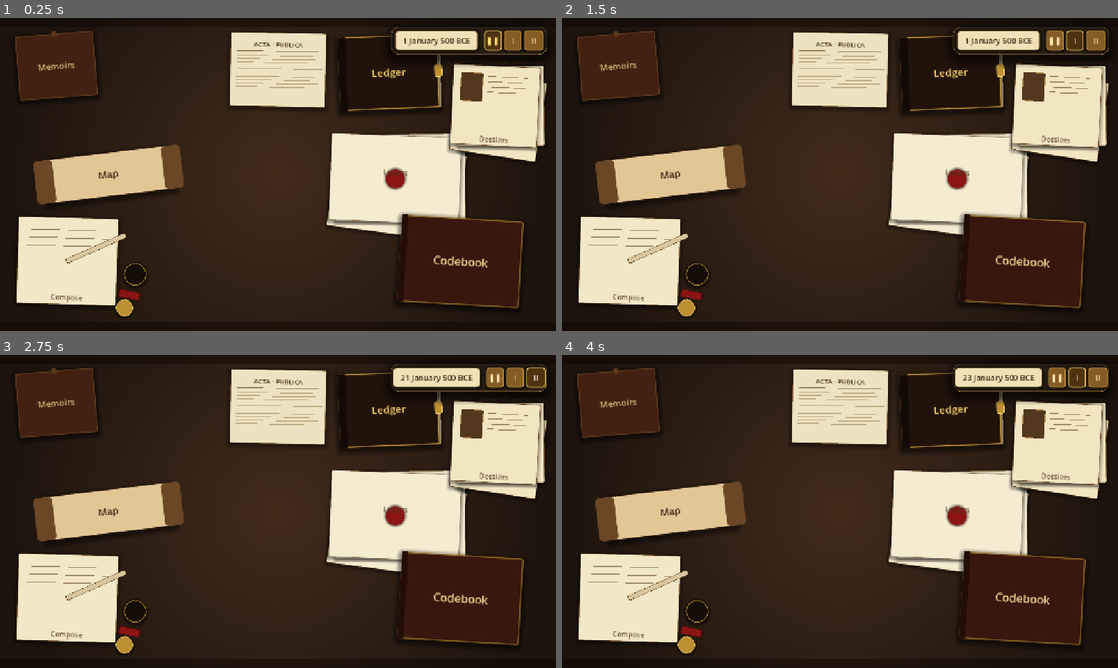
Above: before the commit, frames 1-4 (two rows, left to right).
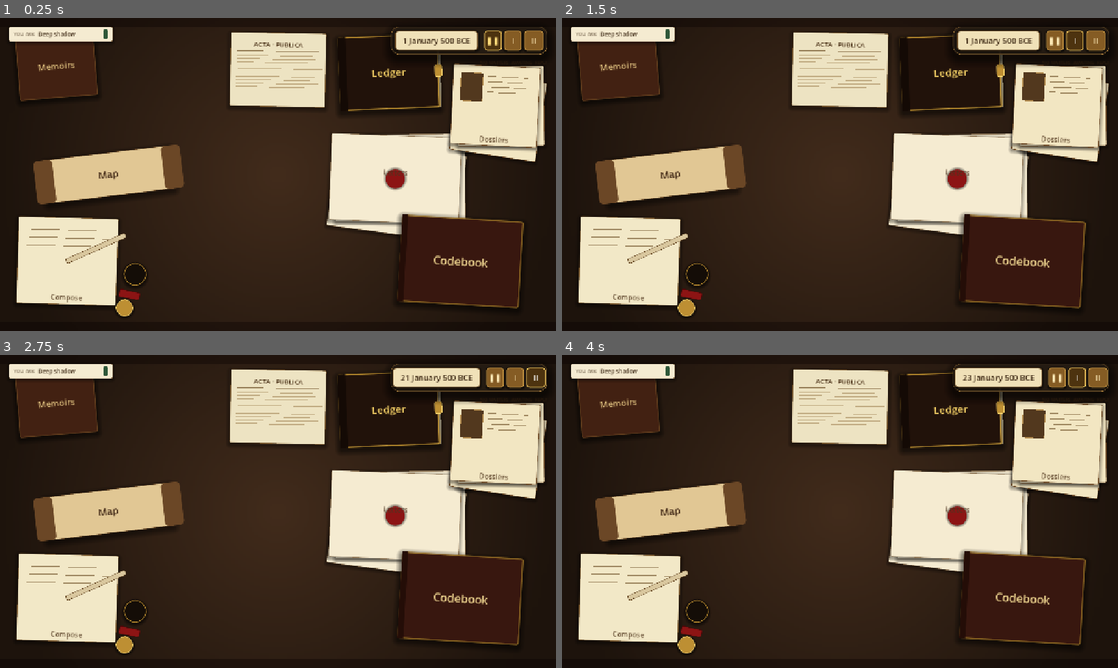
Above: after the commit, the same moments.

Repository: sweetpickle-24/silent-dominion
Game: Godot game, scene res://scenes/table/table.tscn
Same seed, same stepped clock (60 frames per second), same inputs: the game is played once before the commit and once after it.
Inputs:
- Up to frame 1 (0.25 s): no input
- Up to frame 2 (1.5 s): click "❚❚" at 0.5 s; click "I" at 1.25 s
- Up to frame 3 (2.75 s): click "II" at 2 s
- Up to frame 4 (4 s): click "❚❚" at 2.75 s; click "I" at 3.5 s

The runs differ from the first frame. In frame 1, 0.9% of the frame differs, in the area x 1-21%, y 2-9%; in frame 2, 0.9%; in frame 3, 0.9%; in frame 4, 0.9%.

Commit message:
feat: exposure meter gates higher-tier actions
Adds the §3.2 Exposure system. New Exposure autoload tracks a 0-100
meter that rises on every action_issued (per ActionDefinition.exposure_cost)
and decays 0.25/day. Five qualitative levels are exposed via
level_name()/level_blurb(); the raw number stays hidden from the
player (§7.6). ActionRunner.issue() refuses actions whose tier is
barred at the current level, and ComposeView renders blocked cards as
disabled with an inline reason.

A new ExposureIndicator widget sits in the top-left corner of the
table as a parchment tag, with a coloured dot (green -> amber -> wine)
that pulses on level change. Exposure state is included in quicksave
snapshots.

Diff:
--- a/project.godot
+++ b/project.godot
@@ -24,6 +24,7 @@
 Actors="*res://scripts/actor_registry.gd"
 Inbox="*res://scripts/inbox_manager.gd"
 Actions="*res://scripts/action_runner.gd"
+Exposure="*res://scripts/exposure_manager.gd"
 SaveManager="*res://scripts/save_manager.gd"
 
 [display]
--- a/scenes/table/table.gd
+++ b/scenes/table/table.gd
@@ -8,10 +8,11 @@
 ## Currently only the inbox has real behaviour; the map and codebook still
 ## show placeholder panels.
 
-const LetterViewScene: PackedScene = preload("res://scenes/inbox/letter_view.tscn")
-const PendingTrayScript: Script    = preload("res://scripts/pending_tray.gd")
-const DossierViewScript: Script    = preload("res://scripts/dossier_view.gd")
-const ComposeViewScript: Script    = preload("res://scripts/compose_view.gd")
+const LetterViewScene: PackedScene      = preload("res://scenes/inbox/letter_view.tscn")
+const PendingTrayScript: Script         = preload("res://scripts/pending_tray.gd")
+const DossierViewScript: Script         = preload("res://scripts/dossier_view.gd")
+const ComposeViewScript: Script         = preload("res://scripts/compose_view.gd")
+const ExposureIndicatorScript: Script   = preload("res://scripts/exposure_indicator.gd")
 
 # --- Node references ----------------------------------------------------------
 
@@ -79,6 +80,7 @@
 
 	_wire_time_dial()
 	_install_pending_tray()
+	_install_exposure_indicator()
 
 
 # --- Pending actions tray ----------------------------------------------------
@@ -102,6 +104,27 @@
 	tray.grow_horizontal = Control.GROW_DIRECTION_BEGIN
 	tray.mouse_filter = Control.MOUSE_FILTER_PASS
 	add_child(tray)
+
+
+# --- Exposure indicator ------------------------------------------------------
+#
+# Anchored top-left, the visual counterweight to the TimeDial. Shows the
+# current exposure level as a qualitative phrase (no raw number).
+
+func _install_exposure_indicator() -> void:
+	var ind: Control = Control.new()
+	ind.set_script(ExposureIndicatorScript)
+	ind.name = "ExposureIndicator"
+	ind.anchor_left = 0.0
+	ind.anchor_right = 0.0
+	ind.anchor_top = 0.0
+	ind.anchor_bottom = 0.0
+	ind.offset_left = 20.0
+	ind.offset_top = 20.0
+	ind.offset_right = 260.0
+	ind.offset_bottom = 54.0
+	ind.mouse_filter = Control.MOUSE_FILTER_PASS
+	add_child(ind)
 
 
 func _unhandled_input(event: InputEvent) -> void:
--- a/scripts/action_runner.gd
+++ b/scripts/action_runner.gd
@@ -51,6 +51,11 @@
 
 	if def.target_kind != ActionDefinition.TargetKind.NONE and target_id.is_empty():
 		push_warning("[Actions] Action '%s' requires a target" % action_id)
+		return Scheduler.INVALID_HANDLE
+
+	if not Exposure.allows_tier(def.tier):
+		push_warning("[Actions] Action '%s' blocked by exposure level: %s" %
+			[action_id, Exposure.level_name()])
 		return Scheduler.INVALID_HANDLE
 
 	var delay: int = _rng.randi_range(def.min_days_to_resolve, def.max_days_to_resolve)
--- a/scripts/compose_view.gd
+++ b/scripts/compose_view.gd
@@ -181,18 +181,26 @@
 
 
 func _build_action_card(def: ActionDefinition) -> Control:
+	var allowed: bool = Exposure.allows_tier(def.tier)
+
 	var card: Button = Button.new()
 	card.text = ""
 	card.flat = true
 	card.focus_mode = Control.FOCUS_NONE
 	card.custom_minimum_size.y = 84.0
 	card.size_flags_horizontal = Control.SIZE_EXPAND_FILL
+	card.disabled = not allowed
+	if not allowed:
+		card.tooltip_text = Exposure.block_reason(def.tier)
 
 	var normal_sb: StyleBoxFlat = _card_stylebox(COLOR_CARD)
 	var hover_sb:  StyleBoxFlat = _card_stylebox(COLOR_CARD_HOVER)
+	if not allowed:
+		normal_sb = _card_stylebox(Color(0.90, 0.86, 0.78, 1.0))
 	card.add_theme_stylebox_override("normal", normal_sb)
 	card.add_theme_stylebox_override("hover", hover_sb)
 	card.add_theme_stylebox_override("pressed", hover_sb)
+	card.add_theme_stylebox_override("disabled", normal_sb)
 
 	var margin: MarginContainer = MarginContainer.new()
 	margin.add_theme_constant_override("margin_left", 14)
@@ -247,6 +255,18 @@
 	meta.add_theme_color_override("font_color", COLOR_INK_MUTED)
 	meta.add_theme_font_size_override("font_size", 10)
 	vbox.add_child(meta)
+
+	# If exposure currently bars this tier, surface the reason inline
+	# instead of silently making the card unclickable.
+	if not allowed:
+		name_label.add_theme_color_override("font_color", COLOR_INK_MUTED)
+		tier_tag.text = "BARRED  —  " + tier_tag.text
+		var gate: Label = Label.new()
+		gate.text = Exposure.block_reason(def.tier)
+		gate.add_theme_color_override("font_color", COLOR_WAX)
+		gate.add_theme_font_size_override("font_size", 11)
+		gate.autowrap_mode = TextServer.AUTOWRAP_WORD_SMART
+		vbox.add_child(gate)
 
 	card.pressed.connect(func() -> void: _on_action_chosen(def))
 	return card
--- /dev/null
+++ b/scripts/exposure_indicator.gd
@@ -0,0 +1,118 @@
+extends Control
+## Small parchment tag that shows the player's current exposure level
+## as a qualitative phrase ("Deep shadow", "Whispered", ...). No number.
+##
+## Updates live on Exposure.level_changed / value_changed. Hover tooltip
+## is the level blurb from the manager.
+
+const PAD: float = 10.0
+const HEIGHT: float = 30.0
+
+const COLOR_PARCHMENT: Color = Color(0.96, 0.92, 0.82, 1.0)
+const COLOR_PARCHMENT_EDGE: Color = Color(0.55, 0.42, 0.28, 0.7)
+const COLOR_INK: Color = Color(0.22, 0.14, 0.06, 1.0)
+const COLOR_INK_MUTED: Color = Color(0.22, 0.14, 0.06, 0.65)
+
+# Level-specific accent colours for the trailing dot. Dark-neutral at
+# Deep shadow, warming through amber to wine red at Exposed. Keys are
+# the integer values of Exposure.Level (kept as ints to avoid depending
+# on the Exposure autoload being parsed before this script).
+const LEVEL_DOT_COLORS: Dictionary = {
+	0: Color(0.18, 0.34, 0.22, 1.0),   # DEEP_SHADOW
+	1: Color(0.40, 0.36, 0.14, 1.0),   # WHISPERED
+	2: Color(0.62, 0.45, 0.10, 1.0),   # KNOWN
+	3: Color(0.72, 0.28, 0.12, 1.0),   # HUNTED
+	4: Color(0.55, 0.08, 0.08, 1.0),   # EXPOSED
+}
+
+var _panel: PanelContainer
+var _dot: Panel
+var _label_prefix: Label
+var _label_level: Label
+
+
+func _ready() -> void:
+	custom_minimum_size = Vector2(240, HEIGHT)
+	mouse_filter = MOUSE_FILTER_PASS
+	_build()
+	_refresh()
+	Exposure.level_changed.connect(_on_level_changed)
+	Exposure.value_changed.connect(_on_value_changed)
+
+
+func _build() -> void:
+	_panel = PanelContainer.new()
+	_panel.anchor_right = 1.0
+	_panel.anchor_bottom = 1.0
+	_panel.mouse_filter = MOUSE_FILTER_STOP
+	var sb: StyleBoxFlat = StyleBoxFlat.new()
+	sb.bg_color = COLOR_PARCHMENT
+	sb.border_color = COLOR_PARCHMENT_EDGE
+	sb.border_width_left = 1
+	sb.border_width_right = 1
+	sb.border_width_top = 1
+	sb.border_width_bottom = 1
+	sb.corner_radius_top_left = 4
+	sb.corner_radius_top_right = 4
+	sb.corner_radius_bottom_left = 4
+	sb.corner_radius_bottom_right = 4
+	sb.shadow_color = Color(0, 0, 0, 0.35)
+	sb.shadow_size = 8
+	sb.shadow_offset = Vector2(0, 3)
+	sb.content_margin_left = 12
+	sb.content_margin_right = 12
+	sb.content_margin_top = 5
+	sb.content_margin_bottom = 5
+	_panel.add_theme_stylebox_override("panel", sb)
+	add_child(_panel)
+
+	var row: HBoxContainer = HBoxContainer.new()
+	row.add_theme_constant_override("separation", 8)
+	row.mouse_filter = MOUSE_FILTER_IGNORE
+	_panel.add_child(row)
+
+	_label_prefix = Label.new()
+	_label_prefix.text = "YOU  ARE:"
+	_label_prefix.add_theme_color_override("font_color", COLOR_INK_MUTED)
+	_label_prefix.add_theme_font_size_override("font_size", 10)
+	row.add_child(_label_prefix)
+
+	_label_level = Label.new()
+	_label_level.add_theme_color_override("font_color", COLOR_INK)
+	_label_level.add_theme_font_size_override("font_size", 13)
+	row.add_child(_label_level)
+
+	var spacer: Control = Control.new()
+	spacer.size_flags_horizontal = Control.SIZE_EXPAND_FILL
+	row.add_child(spacer)
+
+	_dot = Panel.new()
+	_dot.custom_minimum_size = Vector2(10, 10)
+	row.add_child(_dot)
+
+
+func _refresh() -> void:
+	_label_level.text = Exposure.level_name()
+	_panel.tooltip_text = Exposure.level_blurb()
+	var sb: StyleBoxFlat = StyleBoxFlat.new()
+	sb.bg_color = LEVEL_DOT_COLORS.get(int(Exposure.level), COLOR_INK)
+	sb.corner_radius_top_left = 8
+	sb.corner_radius_top_right = 8
+	sb.corner_radius_bottom_left = 8
+	sb.corner_radius_bottom_right = 8
+	_dot.add_theme_stylebox_override("panel", sb)
+
+
+func _on_level_changed(_lvl: int) -> void:
+	_refresh()
+	# A tiny pulse when the level tips over, to draw the eye.
+	var tw: Tween = create_tween().set_parallel(true)
+	tw.tween_property(_panel, "scale", Vector2(1.06, 1.06), 0.10)
+	tw.chain().tween_property(_panel, "scale", Vector2.ONE, 0.18) \
+		.set_trans(Tween.TRANS_CUBIC).set_ease(Tween.EASE_OUT)
+
+
+func _on_value_changed(_v: float) -> void:
+	# Value-only changes don't need a visible pulse, but re-apply the
+	# blurb in case the manager updated it.
+	_panel.tooltip_text = Exposure.level_blurb()
--- /dev/null
+++ b/scripts/exposure_manager.gd
@@ -0,0 +1,145 @@
+extends Node
+## Autoloaded as `Exposure`. Tracks how detectable the player has become.
+##
+## Implements §3.2. A single global 0-100 meter; rises when actions are
+## issued (each ActionDefinition.exposure_cost), decays slowly on every
+## game-day that passes.
+##
+## The player never sees the raw number (§7.6). The ExposureIndicator
+## widget on the table exposes only the qualitative level name.
+##
+## Five levels, matching the doc's table:
+##   0-20   DEEP_SHADOW   — full palette
+##   21-45  WHISPERED     — full palette (tier 3 starts to feel risky)
+##   46-65  KNOWN         — tier 3 actions blocked
+##   66-85  HUNTED        — tier 2 also blocked
+##   86-100 EXPOSED       — almost everything blocked
+
+signal value_changed(value: float)
+signal level_changed(level: int)
+
+enum Level { DEEP_SHADOW, WHISPERED, KNOWN, HUNTED, EXPOSED }
+
+# Decay per game-day. At 0.25/day the meter drifts down by ~7.5/month,
+# which is the rate the "go dark and wait a season" play style implies.
+const DECAY_PER_DAY: float = 0.25
+
+const LEVEL_THRESHOLDS: Array[int] = [21, 46, 66, 86]    # >= threshold bumps up
+
+const LEVEL_NAMES: Dictionary = {
+	Level.DEEP_SHADOW: "Deep shadow",
+	Level.WHISPERED:   "Whispered",
+	Level.KNOWN:       "Known quantity",
+	Level.HUNTED:      "Hunted",
+	Level.EXPOSED:     "Exposed",
+}
+
+const LEVEL_BLURBS: Dictionary = {
+	Level.DEEP_SHADOW: "No one who matters has noticed you.",
+	Level.WHISPERED:   "A handful of idle tongues speak of you, but no one listens yet.",
+	Level.KNOWN:       "Your name is on lips you do not want it on. High-tier work is no longer safe.",
+	Level.HUNTED:      "Paid eyes search for you. Active manipulation will be noticed.",
+	Level.EXPOSED:     "You are the story. Almost no move is quiet enough.",
+}
+
+var value: float = 0.0
+var level: Level = Level.DEEP_SHADOW
+
+
+func _ready() -> void:
+	EventBus.action_issued.connect(_on_action_issued)
+	GameClock.day_passed.connect(_on_day_passed)
+
+
+# --- Public API --------------------------------------------------------------
+
+func level_name() -> String:
+	return String(LEVEL_NAMES[level])
+
+
+func level_blurb() -> String:
+	return String(LEVEL_BLURBS[level])
+
+
+## Returns true if an action of the given tier is currently permitted.
+## Rules per §3.2:
+##   Tier 3 (HIGH)   blocked once Known-quantity or worse.
+##   Tier 2 (ACTIVE) blocked once Hunted or worse.
+##   Tier 1 (DEEP)   blocked only when Exposed.
+func allows_tier(tier: ActionDefinition.Tier) -> bool:
+	match tier:
+		ActionDefinition.Tier.HIGH:
+			return level <= Level.WHISPERED
+		ActionDefinition.Tier.ACTIVE:
+			return level <= Level.KNOWN
+		_:
+			return level != Level.EXPOSED
+
+
+## Reason string for a blocked action. Returns empty string if allowed.
+func block_reason(tier: ActionDefinition.Tier) -> String:
+	if allows_tier(tier):
+		return ""
+	match tier:
+		ActionDefinition.Tier.HIGH:
+			return "Too visible for a high-intervention move. Wait for the watchers to lose interest."
+		ActionDefinition.Tier.ACTIVE:
+			return "You are being watched too closely for active manipulation."
+		_:
+			return "Every corner is watched. Even a whisper would carry."
+
+
+# --- Hooks -------------------------------------------------------------------
+
+func _on_action_issued(action_id: StringName, _payload: Dictionary) -> void:
+	var def: ActionDefinition = Actions.get_definition(action_id)
+	if def == null:
+		return
+	_add(float(def.exposure_cost))
+
+
+func _on_day_passed(_y: int, _m: int, _d: int) -> void:
+	if value <= 0.0:
+		return
+	_add(-DECAY_PER_DAY)
+
+
+# --- Internal ----------------------------------------------------------------
+
+func _add(delta: float) -> void:
+	var new_value: float = clampf(value + delta, 0.0, 100.0)
+	if is_equal_approx(new_value, value):
+		return
+	value = new_value
+	value_changed.emit(value)
+
+	var new_level: Level = _level_for(value)
+	if new_level != level:
+		level = new_level
+		level_changed.emit(int(level))
+
+
+func _level_for(v: float) -> Level:
+	var iv: int = int(v)
+	if iv >= LEVEL_THRESHOLDS[3]:
+		return Level.EXPOSED
+	if iv >= LEVEL_THRESHOLDS[2]:
+		return Level.HUNTED
+	if iv >= LEVEL_THRESHOLDS[1]:
+		return Level.KNOWN
+	if iv >= LEVEL_THRESHOLDS[0]:
+		return Level.WHISPERED
+	return Level.DEEP_SHADOW
+
+
+# --- Save/load hooks ---------------------------------------------------------
+
+func snapshot() -> Dictionary:
+	return { "value": value }
+
+
+func restore(d: Dictionary) -> void:
+	value = clampf(float(d.get("value", 0.0)), 0.0, 100.0)
+	level = _level_for(value)
+	value_changed.emit(value)
+	level_changed.emit(int(level))
--- a/scripts/save_manager.gd
+++ b/scripts/save_manager.gd
@@ -86,6 +86,7 @@
 		"actors":    _actors_snapshot(),
 		"inbox":     _inbox_snapshot(),
 		"scheduler": Scheduler.snapshot(),
+		"exposure":  Exposure.snapshot(),
 	}
 
 
@@ -98,6 +99,8 @@
 		_inbox_restore(blob["inbox"])
 	if blob.has("scheduler"):
 		Scheduler.restore(blob["scheduler"])
+	if blob.has("exposure"):
+		Exposure.restore(blob["exposure"])
 
 
 # --- Clock -------------------------------------------------------------------
